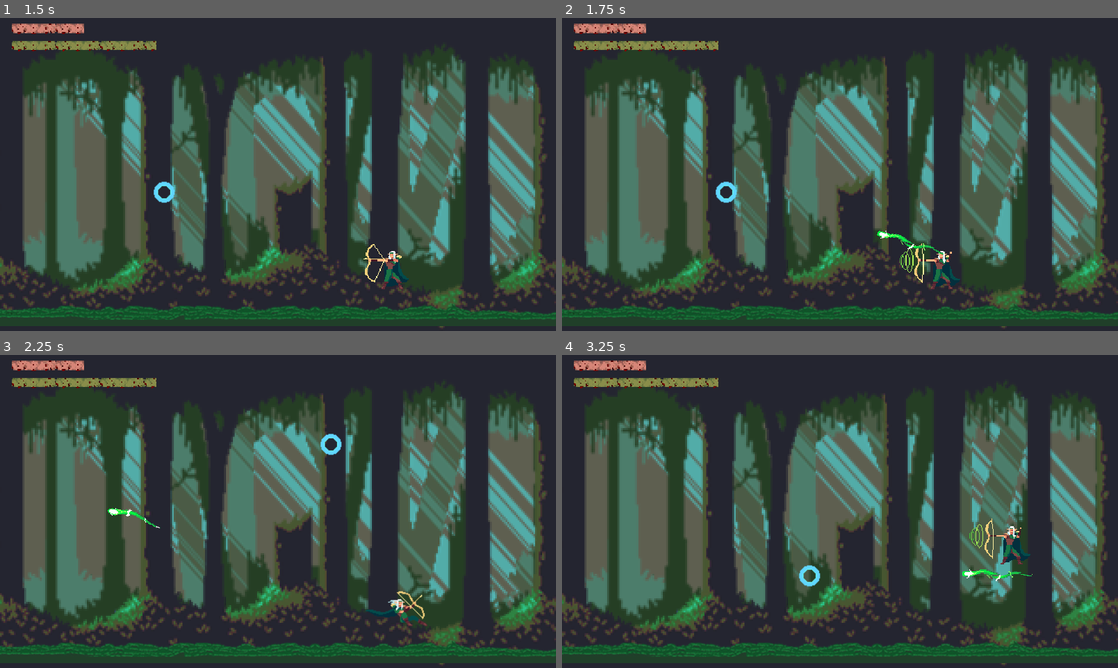
Above: before the commit, frames 1-4 (two rows, left to right).
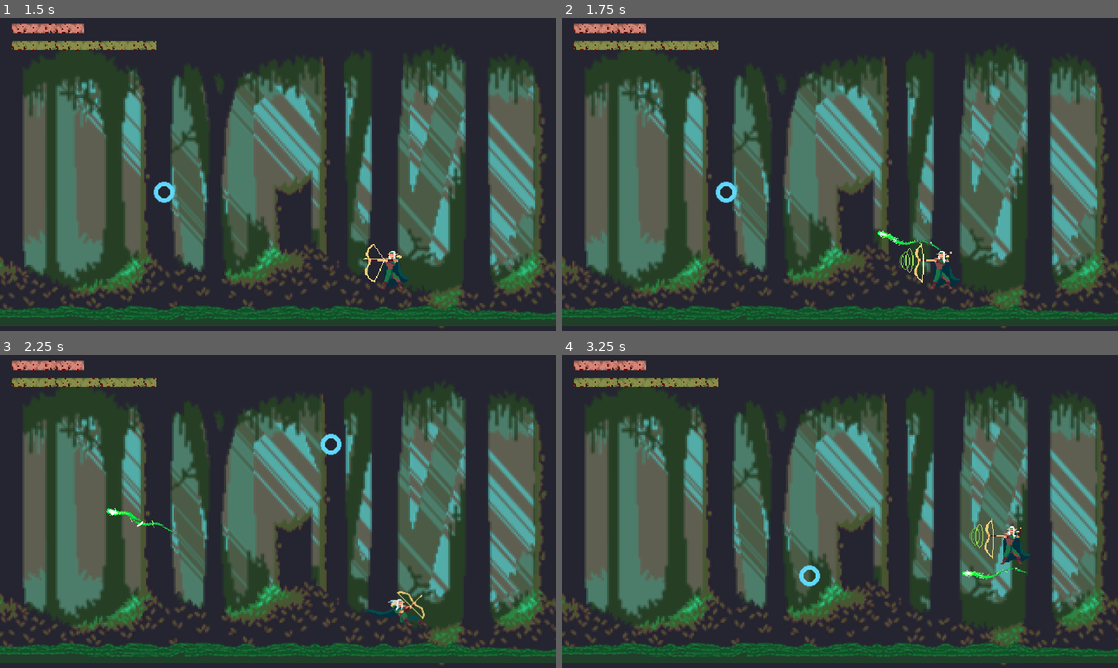
Above: after the commit, the same moments.

Repository: dcrespo3d/GGJ2023
Game: Godot game, scene res://EscenaMain.tscn
Two runs of this game, one before a commit and one after it. Both use one fixed random seed, a clock stepped at 60 frames per second and the inputs below.
Inputs (mouse positions are in pixels of both pictures, inside the frame that each line leads up to):
- Up to frame 1 (1.5 s): move the mouse to (400, 158) at 0.52 s; hold Right (ui_right) 0.53-1.28 s; tap Space (dash_key) at 0.6 s; move the mouse to (166, 190) at 1.27 s; hold Left (ui_left) from 1.28 s (still down); click (166, 190) at 1.35 s
- Up to frame 2 (1.75 s): keep holding Left (ui_left)
- Up to frame 3 (2.25 s): move the mouse to (333, 442) at 2.02 s; release Left (ui_left) at 2.03 s; hold Right (ui_right) from 2.03 s (still down); tap Space (dash_key) at 2.1 s
- Up to frame 4 (3.25 s): move the mouse to (812, 574) at 2.77 s; release Right (ui_right) at 2.78 s; hold Up (ui_up) from 2.78 s (still down); click (812, 574) at 2.85 s

Frame 1 is identical in both runs. In frame 2, 0.2% of the frame differs, in the area x 56-69%, y 68-76%; in frame 3, 0.2%; in frame 4, 0.2%.

Commit message:
collisiondelete

Diff:
--- a/Enemy_01.tscn
+++ b/Enemy_01.tscn
@@ -156,7 +156,7 @@
 rotation = 1.5708
 frames = SubResource( 25 )
 animation = "Idle"
-frame = 2
+frame = 5
 speed_scale = 2.0
 playing = true
 
--- a/EscenaMain.tscn
+++ b/EscenaMain.tscn
@@ -64,7 +64,6 @@
 margin_top = 314.0
 margin_right = 648.333
 margin_bottom = 474.0
-texture = ExtResource( 9 )
 
 [node name="Fondo" type="Node2D" parent="Viewport"]
 
@@ -76,7 +75,6 @@
 currentHealth = 250
 dashduration = 35
 mindashduration = 20
-fallWhileAttacking = true
 dashcooldown = 0.1
 dashrecoveryspeed = 0.57
 dashstalerate = 0.5
--- a/Gea.gd
+++ b/Gea.gd
@@ -16,7 +16,9 @@
 func _takeHit(damage):
 	if currentHealth > 0:
 		currentHealth -= damage
-
+func _process(delta):
+	if currentHealth <= 0:
+		pass
 
 # Called every frame. 'delta' is the elapsed time since the previous frame.
 #func _process(delta):
--- a/Player.tscn
+++ b/Player.tscn
@@ -19,7 +19,7 @@
 position = Vector2( 0, -30 )
 frames = ExtResource( 1 )
 animation = "Charge"
-frame = 2
+frame = 1
 speed_scale = 3.0
 playing = true
 
--- a/Projectile.tscn
+++ b/Projectile.tscn
@@ -14,7 +14,7 @@
 [node name="AnimatedSprite" type="AnimatedSprite" parent="."]
 frames = ExtResource( 1 )
 animation = "Projectile"
-frame = 2
+frame = 1
 speed_scale = 2.0
 playing = true
 
